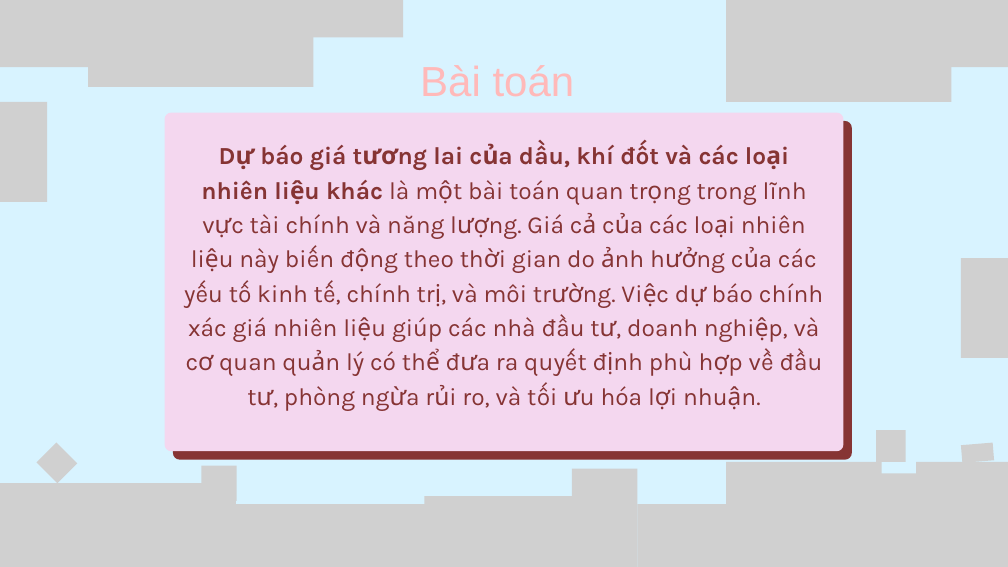
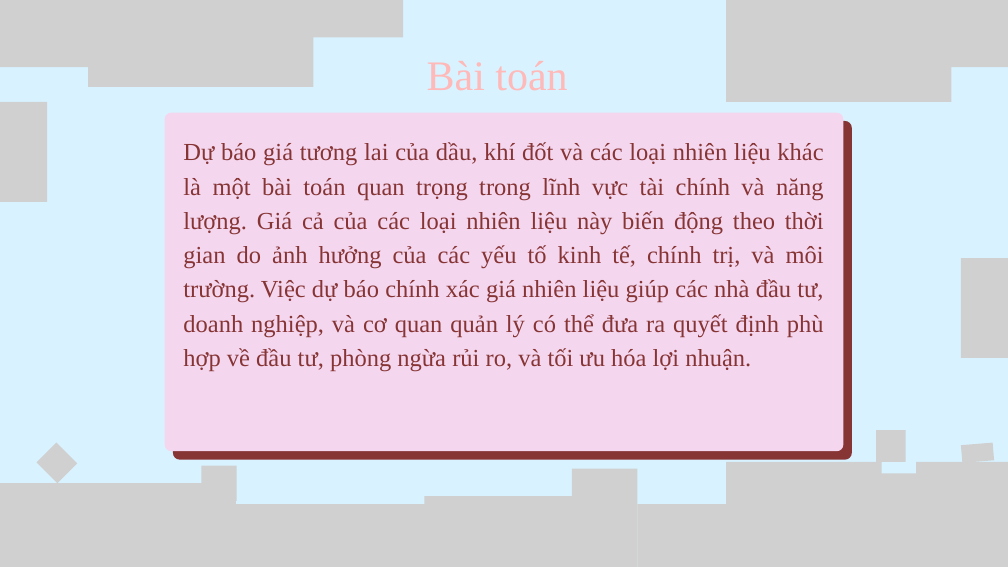
Before and after one commit to tuongvi0221/Business_data_analytics, a slide deck: slide 6 of Document/Gioi_Thieu_De_Tai.pptx. Drawn at 1008x567 pixels with LibreOffice and Linux fonts; fonts in the diff are those of the drawing; grey boxes stand for pictures. Boxes give left, top, right and bottom in pixels: in the first picture for what was removed or moved away, otherwise in the second. Text is boxed around its words. In the diff, an @@ line names an element or a change of style, - is before the commit and + after.

```diff
--- a/Document/Gioi_Thieu_De_Tai.pptx
+++ b/Document/Gioi_Thieu_De_Tai.pptx
@@ text "Dự báo giá tương lai ..." at [183,142,824,372]: font Karla to Times New Roman; bold off in "Dự báo giá tương lai của dầu, ..."; alignment centre to justified @@
```
Also in this commit, not shown: 10 other slides changed, 6 other files.
